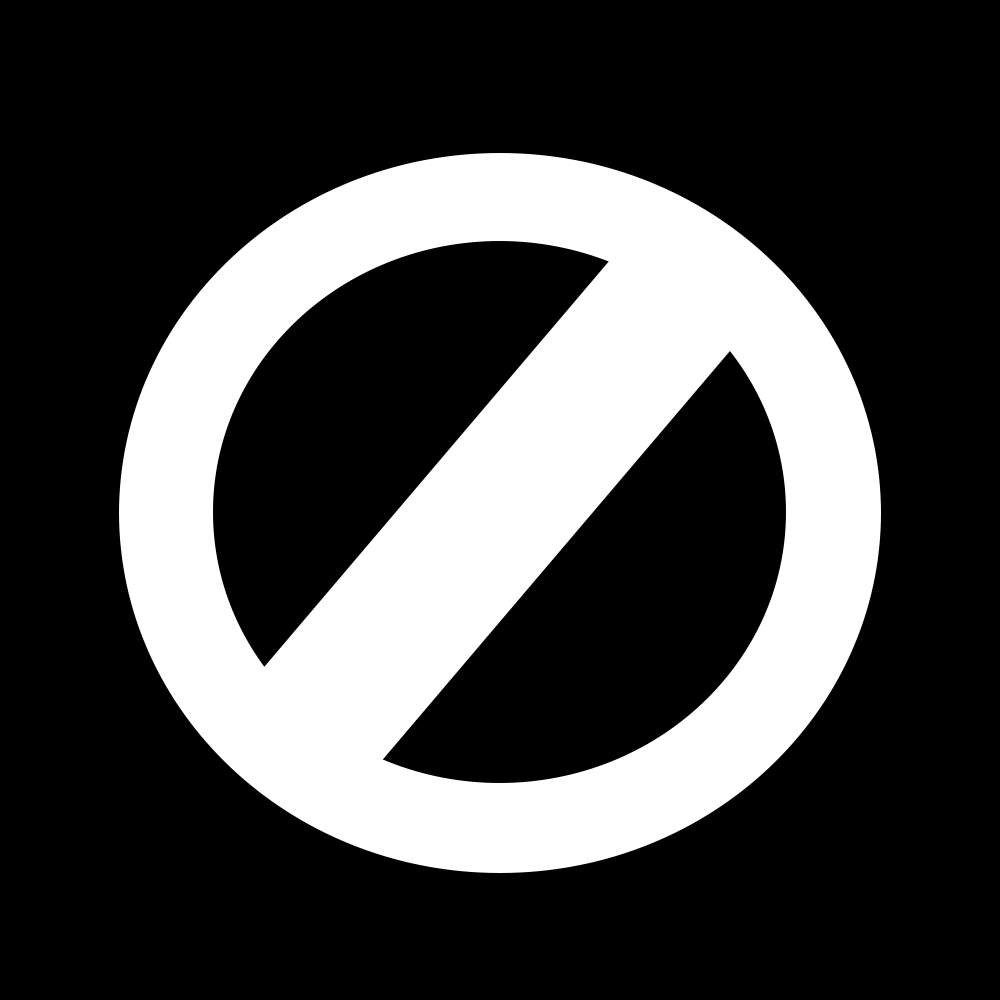
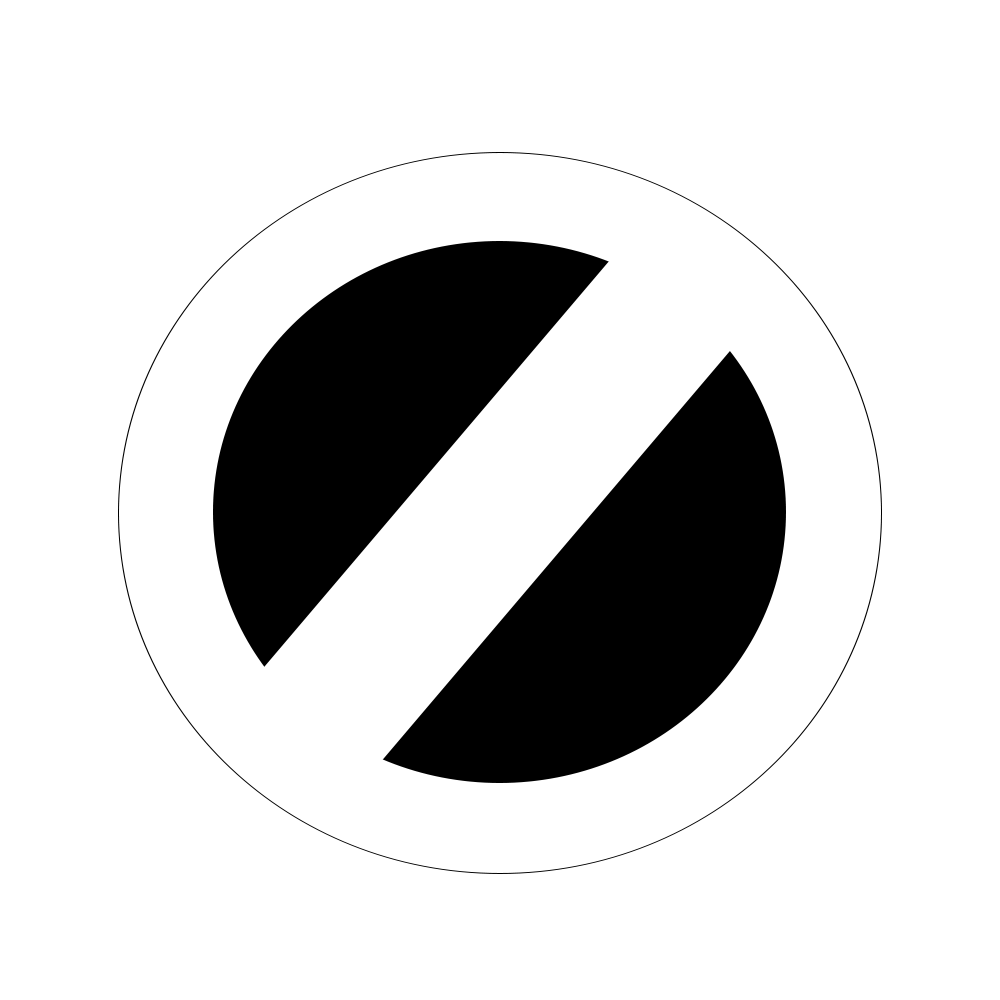
Comparing the layer stacks of the two (1000, 1000) images. Changes:
pixels changed over [0, 0, 1000, 1000] (layer not identified)
